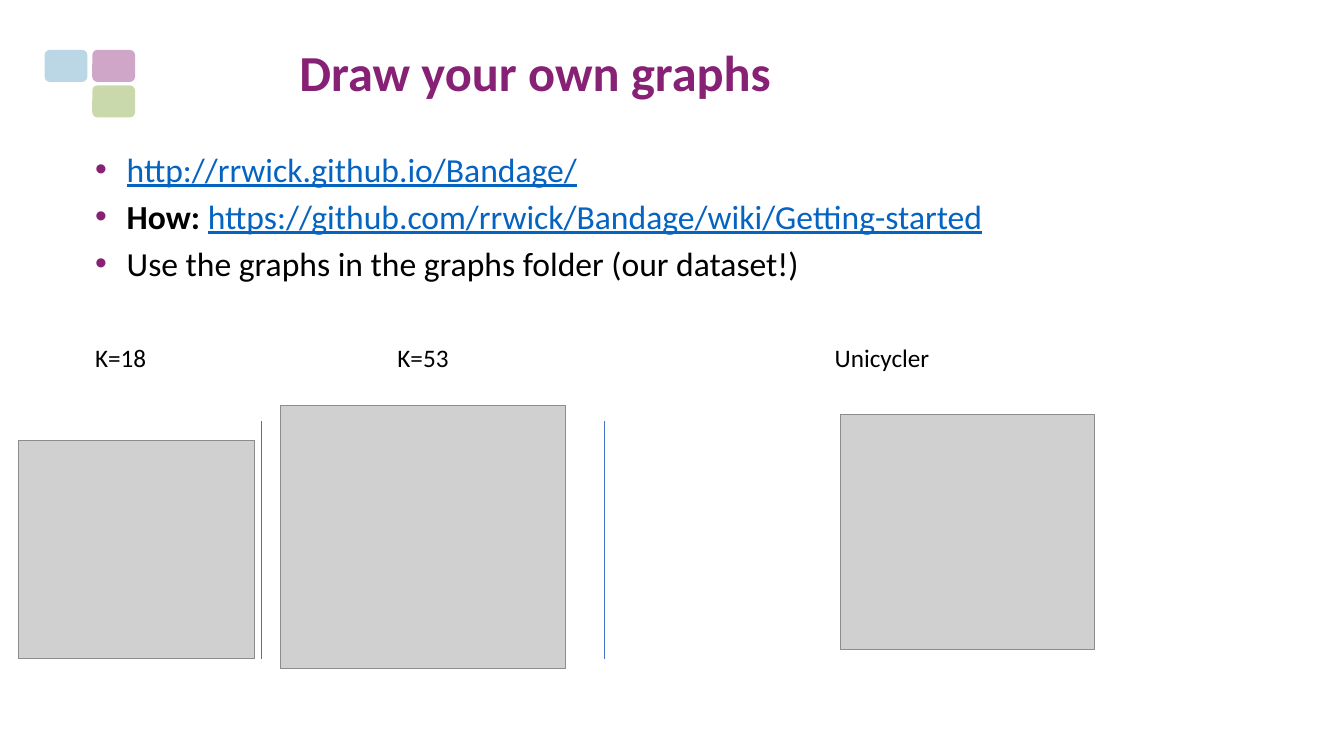
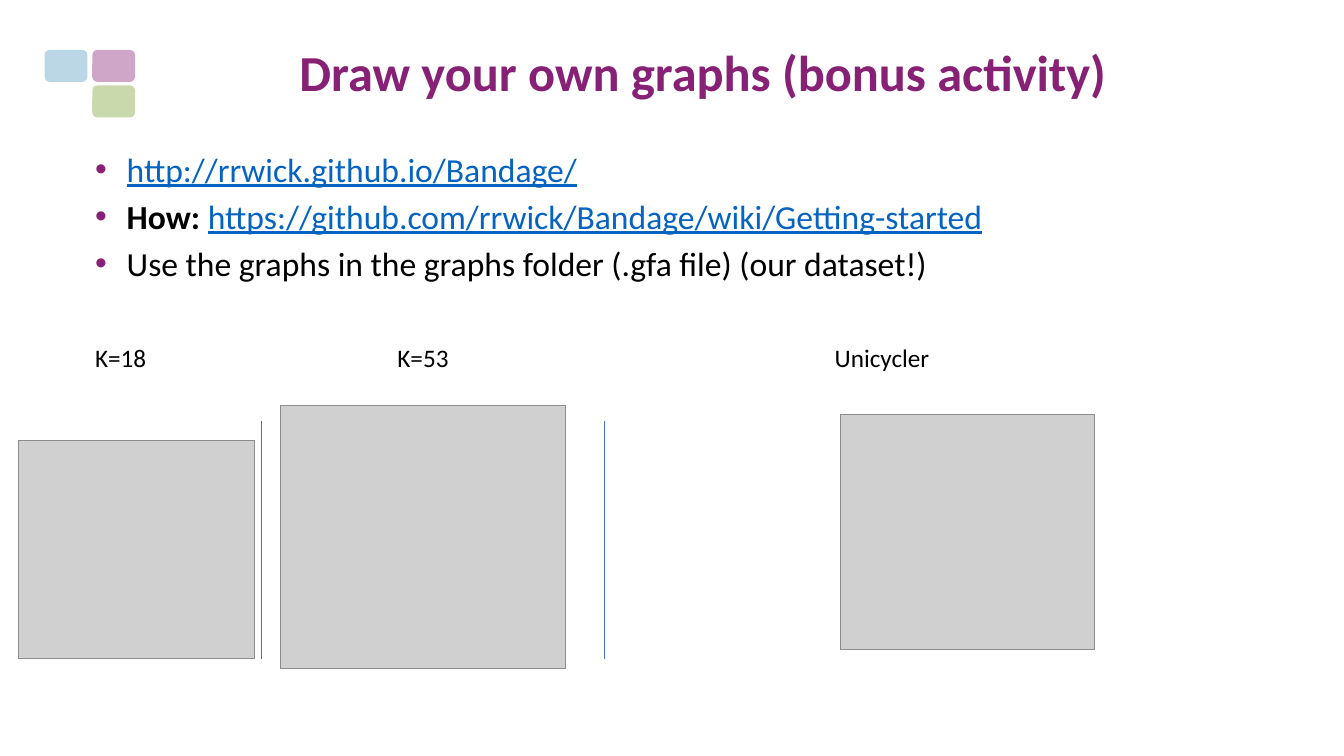
Before and after one commit to peterthorpe5/Msc_Digital_Health, a slide deck: slide 8 of powerpoint/Kmers_and_graphs.pptx. Drawn at 1344x756 pixels with LibreOffice and Linux fonts; fonts in the diff are those of the drawing; grey boxes stand for pictures. Boxes give left, top, right and bottom in pixels: in the first picture for what was removed or moved away, otherwise in the second. Text is boxed around its words. In the diff, an @@ line names an element or a change of style, - is before the commit and + after.

```diff
--- a/powerpoint/Kmers_and_graphs.pptx
+++ b/powerpoint/Kmers_and_graphs.pptx
@@ title at [299,54,1106,100]: text changed @@
-Draw your own graphs
+Draw your own graphs (bonus activity)
@@ text at [127,251,926,282]: text changed @@
-• Use the graphs in the graphs folder (our dataset!)
+• Use the graphs in the graphs folder (.gfa file) (our dataset!)
```
Also in this commit, not shown: 1 other slide changed, 7 other files.
